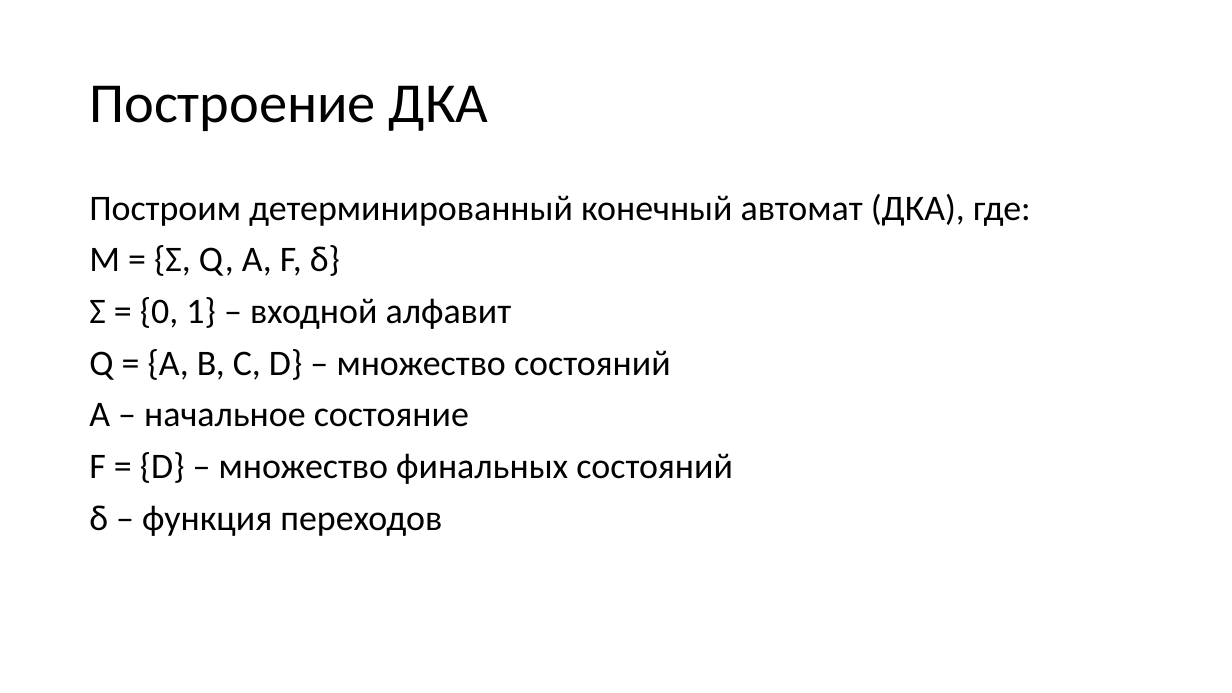
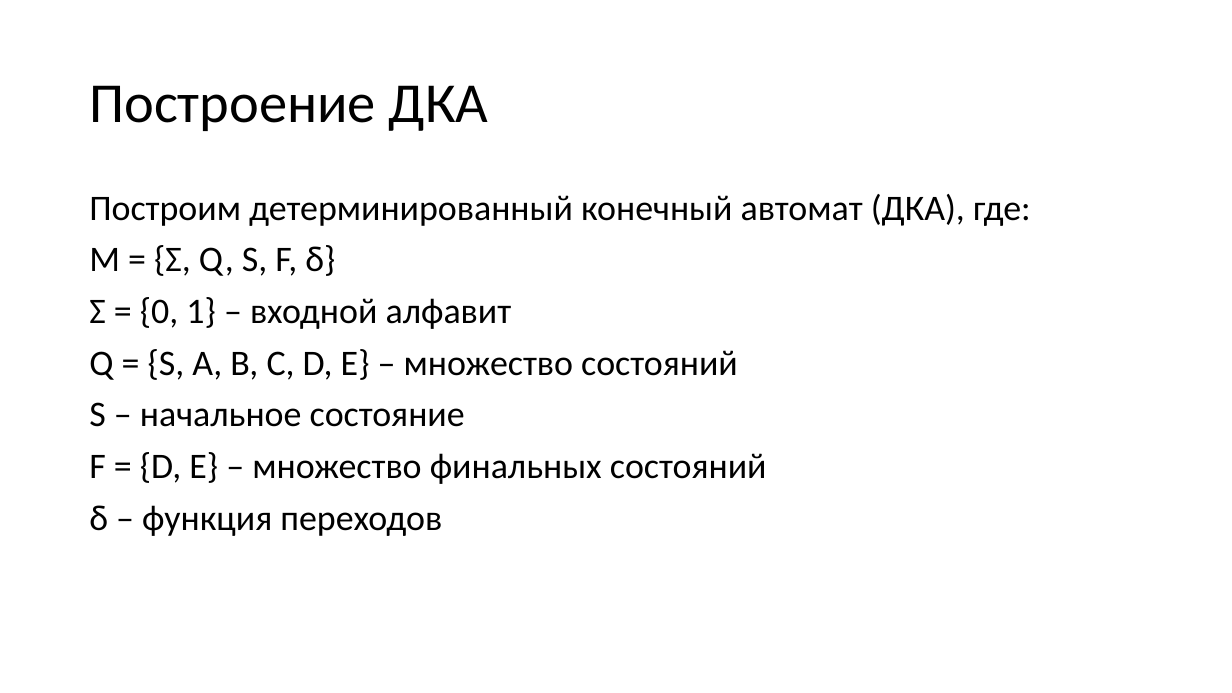
Before and after one commit to goddamnteam/korzun, a slide deck: slide 5 of task4.pptx. Drawn at 1232x693 pixels with LibreOffice and Linux fonts; fonts in the diff are those of the drawing. Boxes give left, top, right and bottom in pixels: in the first picture for what was removed or moved away, otherwise in the second. Text is boxed around its words. In the diff, an @@ line names an element or a change of style, - is before the commit and + after.

```diff
--- a/task4.pptx
+++ b/task4.pptx
@@ text at box(89, 245, 335, 276): text changed @@
-M = {Σ, Q, A, F, δ}
+M = {Σ, Q, S, F, δ}
@@ text at box(89, 349, 767, 484): text changed @@
-Q = {A, B, C, D} – множество состояний
-A – начальное состояние
-F = {D} – множество финальных состояний
+Q = {S, A, B, C, D, E} – множество состояний
+S – начальное состояние
+F = {D, E} – множество финальных состояний
```
Also in this commit, not shown: 4 other slides changed.
